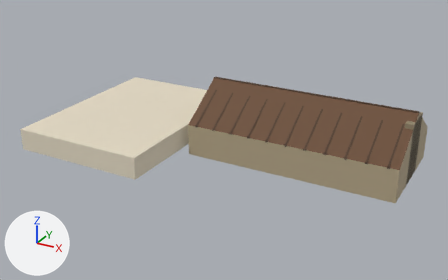
Renders of the Blender file assets/src/landmarks/lodge_int.blend from each side of a commit.
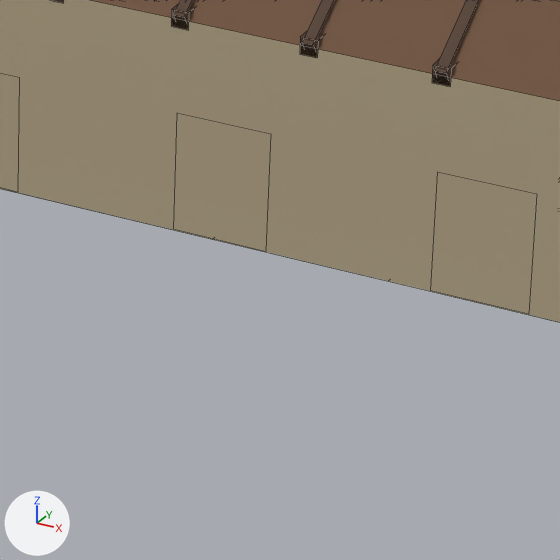
Each version is shown whole from a camera (50 mm lens) standing at (26.5, -80.5, 42.6) and looking at (-16.0, -3.2, 3.9), then close up on the part from 54% to 72% of the width and 50% to 79% of the height. Arrows for +X, +Y and +Z are at lower left; the lights stay in place. The first two pictures are the older version. The close-ups show mesh edges as thin lines.

The first close-up shows 'lodge_int'.
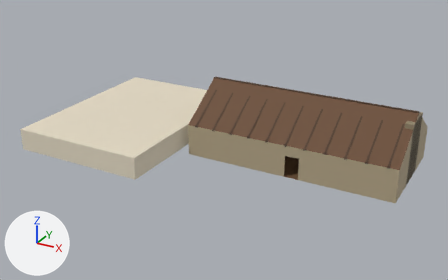
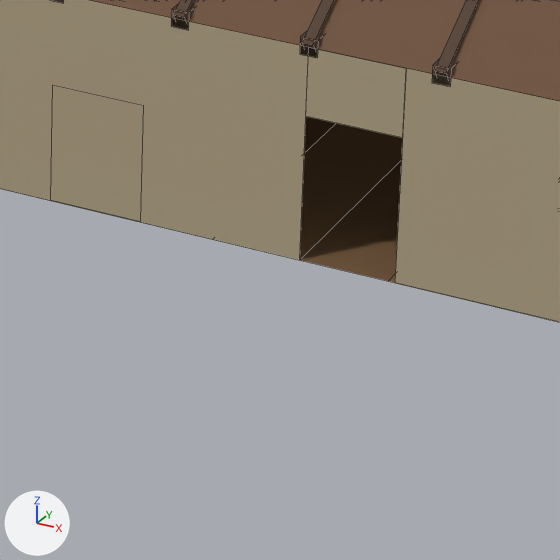
Edits to the bpy script that builds the scene:
```text
Change me_lodge_int:
    used by ob_lodge_int; location = (0.0, 0.0, 0.0)
    remove me_lodge_int.from_pydata(...)  # 2228 vertices, 1531 faces, 3 loose edges; spans x -44.4..11.4, y -17.4..12.7, z 1.0..11.4
    add me_lodge_int.from_pydata(...)  # 2233 vertices, 1533 faces, 3 loose edges; spans x -44.4..11.4, y -17.4..12.7, z 1.0..11.4
    me_lodge_int part 1: 20 vertices moved within x -13.4..3.4, y 3.5..11.8, z 3.8..11.0; 5 vertices added at x -5.0..-2.8, y -4.9, z 1.0..6.0
    other edits to the shape of me_lodge_int do not show in these pictures
```

What differs and where, as boxes [x1, y1, x2, y2] in the close-ups (560 x 560 px; the box of a moved part takes in the faces that stretch with it):
part 1 of me_lodge_int, moved or reshaped (not visible before)
    after: [0, 47, 560, 322]
